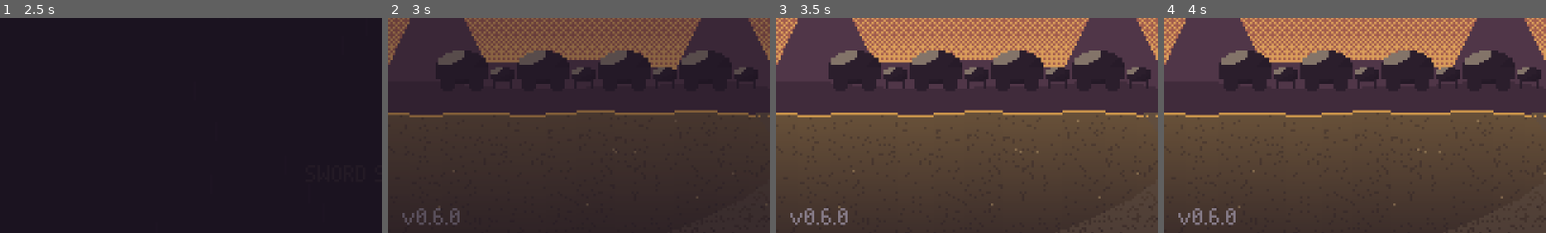
Above: before the commit, frames 1-4 (left to right).
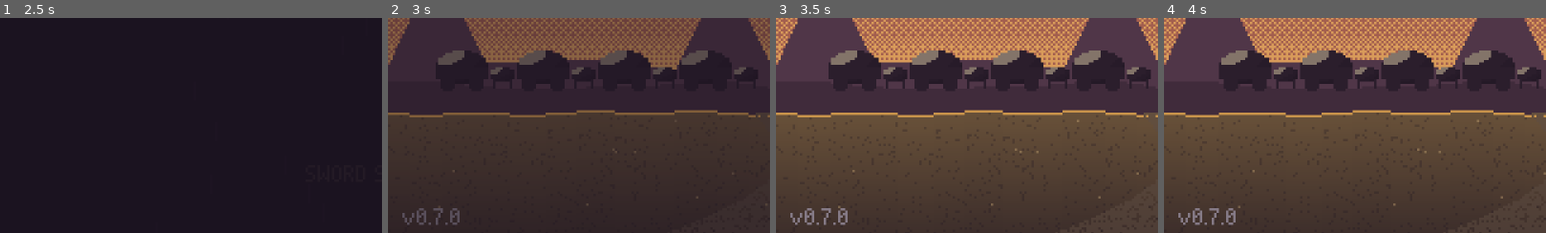
Above: after the commit, the same moments.

Repository: rodriguezric/the_caravan_thief
Game: Godot game, scene res://scenes/shell.tscn
Same seed, same stepped clock (60 frames per second), same inputs: the game is played once before the commit and once after it.
Inputs (mouse positions are % of the whole screen's width and height, from its top left):
- Up to frame 1 (2.5 s): tap Enter at 0.5, 2.1 s; move the mouse to (72, 45) at 0.52 s; hold Right (right) 0.53-1.25 s; hold Z (accept) 0.53-1.25 s; click (72, 45) at 0.67 s; tap Space at 0.77, 1.07 s; drag from (30, 55) to (45, 70) at 1.27 s; move the mouse to (60, 28) at 2.02 s; hold Right (right) from 2.03 s (still down)
- Up to frame 2 (3 s): release Right (right) at 2.75 s; drag from (45, 70) to (20, 35) at 2.77 s
- Up to frame 3 (3.5 s): no input
- Up to frame 4 (4 s): move the mouse to (80, 65) at 3.52 s; hold Left (left) from 3.53 s (still down); tap J at 3.6 s; tap Space at 3.77 s
The pictures show only the part of the screen within x 0-50%, y 49-99%; the shares and areas given below are measured in that part.

Frame 1 is identical in both runs. In frame 2, 0.1% of the frame differs, in the area x 11-15%, y 88-97%; in frame 3, 0.1%; in frame 4, 0.1%.

Commit message:
feature_s6_vision_pacing_and_props
S6's vision moves while it's narrated, the waterskin is real, and Wick walks
over in S8.

- S6 vision: Mara starts closer and crosses at 48 px/s while the narration
  line types, instead of about four silent seconds before it. The heartbeat
  and her reach land when she arrives.
- S6 confront: Mara steps back and lobs a small leather waterskin (new
  `waterskin` prop). It arcs into Rook's chest with a thud and drops at his
  feet before "It is, in fact, his waterskin."
- S8 night: Wick walks across the Rookery to sit by Rook at the stairs
  instead of appearing there.
- `scripts/story/story_act2.gd`: `scene_s6()`, new `_s6_throw_waterskin()`,
  `_s8_night()`. `scripts/art_props.gd`: `waterskin()`.

Co-Authored-By: Claude Opus 5.5 <noreply@anthropic.com>
Claude-Session: https://claude.ai/code/session_01WHBNR7RVHmtr9nF6sourU4

Diff:
--- a/project.godot
+++ b/project.godot
@@ -12,7 +12,7 @@
 
 config/name="The Caravan Thief"
 config/description="Sword Stories: The Caravan Thief. A heist JRPG about a thief, a cursed sword, and the difference between taking something and owning it."
-config/version="0.6.0"
+config/version="0.7.0"
 run/main_scene="res://scenes/shell.tscn"
 config/features=PackedStringArray("4.6")
 run/flush_stdout_on_print=true
--- a/scripts/art_props.gd
+++ b/scripts/art_props.gd
@@ -51,6 +51,7 @@
 		"payroll": b = payroll_chest()
 		"fence": b = fence()
 		"stairs": b = stairs()
+		"waterskin": b = waterskin()
 		_:
 			b = PixBuf.new(4, 4)
 	return b
@@ -446,6 +447,21 @@
 	return _frame(b)
 
 
+static func waterskin() -> PixBuf:
+	## A leather water bag with a stoppered neck and a strap, thrown in S6.
+	var b := PixBuf.new(12, 12)
+	var c := Pal.WOOD.lerp(Pal.CLAY, 0.35)
+	b.ball(6, 7, 4, 4, c)
+	b.rect(3, 5, 6, 1, Pal.hi(c))
+	b.rect(3, 10, 6, 1, Pal.shade(c))
+	b.rect(5, 1, 2, 3, Pal.shade(c))
+	b.rect(5, 1, 2, 1, Pal.CANVAS)
+	b.pset(2, 4, Pal.shade(Pal.WOOD))
+	b.pset(3, 3, Pal.shade(Pal.WOOD))
+	b.pset(4, 2, Pal.shade(Pal.WOOD))
+	return _frame(b)
+
+
 static func cushion(v: int) -> PixBuf:
 	var b := PixBuf.new(14, 8)
 	var c: Color = [Pal.ROSE, Pal.PURPLE, Pal.TEAL][v % 3]
--- a/scripts/story/story_act2.gd
+++ b/scripts/story/story_act2.gd
@@ -811,11 +811,18 @@
 	s.sfx("vision", 0.9, -4.0)
 	var rk := c.person("rook", Vector2(200, 158), 3, "sleep", "lie")
 	rk.set_spec(s.rook_spec())
-	var m := c.person("mara", Vector2(40, 156), 2, "omen")
-	await c.walk(m, Vector2(170, 156), 30.0)
-	m.set_pose("reach")
-	s.sfx("heartbeat", 1.0, -2.0)
+	var m := c.person("mara", Vector2(80, 156), 2, "omen")
+	# she crosses while the line is read, rather than in silence before it
+	var crossing := [true]
+	var cross := func() -> void:
+		await c.walk(m, Vector2(170, 156), 48.0)
+		m.set_pose("reach")
+		s.sfx("heartbeat", 1.0, -2.0)
+		crossing[0] = false
+	cross.call()
 	await s.narrate("In the violet dark, Mara crosses the camp without a sound. She kneels beside him. Her hand closes on the hilt at his side.")
+	while crossing[0]:
+		await get_tree().process_frame
 	await s.wait(0.4)
 	await c.close(0.2)
 	s.flash(Pal.OMEN, 0.3)
@@ -862,7 +869,7 @@
 	s.sfx("whiff", 1.0, -4.0)
 	await s.say("rook", "Looking for something?", "angry")
 	await s.say("mara", "Your waterskin. Mine's empty, and yours was lying in the dirt.", "angry")
-	s.sfx("thud", 1.4, -6.0)
+	await _s6_throw_waterskin()
 	await s.narrate("She throws it at him. It hits him in the chest. It is, in fact, his waterskin.")
 	await s.say("mara", "What did you think I wanted? ...Oh. Oh, I see.", "sad")
 	s.a("mara").face(1)
@@ -872,6 +879,40 @@
 	fen.set_mood("")
 	await s.say("fen", "Children. Some of us are trying to die of old age.", "")
 	fen.set_pose("lie")
+
+
+func _s6_throw_waterskin() -> void:
+	## Mara lobs Rook's waterskin into his chest; it drops at his feet.
+	var mara := s.a("mara")
+	var r := s.a("player")
+	# a step back first, so the throw has room to arc
+	if mara.position.distance_to(r.position) < 24.0:
+		var back := create_tween()
+		back.tween_property(mara, "position", r.position + (mara.position - r.position).normalized() * 26.0, 0.25)
+		await back.finished
+	mara.face_toward(r.position)
+	mara.set_pose("throw")
+	var skin := Sprite2D.new()
+	skin.texture = Art.prop("waterskin")
+	skin.position = mara.position + Vector2(0, -16)
+	skin.z_index = 5
+	s.w.ents.add_child(skin)
+	var hit := r.position + Vector2(0, -14)
+	var start := skin.position
+	var fly := create_tween()
+	fly.tween_method(func(k: float) -> void:
+		skin.position = start.lerp(hit, k) + Vector2(0, -10.0 * sin(k * PI))
+		skin.rotation = k * TAU * 0.75, 0.0, 1.0, 0.35)
+	await fly.finished
+	s.sfx("thud", 1.4, -6.0)
+	r.shake(0.2)
+	r.jump_back(4.0)
+	var drop := create_tween()
+	drop.tween_property(skin, "position", r.position + Vector2(-8, -3), 0.25).set_trans(Tween.TRANS_QUAD).set_ease(Tween.EASE_IN)
+	drop.parallel().tween_property(skin, "rotation", PI * 1.5, 0.25)
+	await drop.finished
+	mara.set_pose("walk")
+	skin.z_index = 0
 
 
 func _s6_search() -> void:
@@ -1265,7 +1306,15 @@
 	if w:
 		w.info["wander"] = false
 		await s.walk("player", [Vector2i(17, 4)], 50.0)
-		w.position = s.w.tile_center(Vector2i(16, 4))
+		s.face("player", 3)
+		# Wick crosses the room to him instead of appearing beside him
+		var from := s.w.tile_of(w.position)
+		var path := [Vector2i(16, maxi(from.y, 4)), Vector2i(16, 4)]
+		if from.y > 6:
+			# from the bedrolls: round the fire and Bracken, up the east side
+			path = [Vector2i(from.x, 9), Vector2i(15, 9), Vector2i(15, 4), Vector2i(16, 4)]
+		w.set_pose("walk")
+		await s.walk("wick", path, 40.0)
 		w.face(2)
 		s.face("player", 3)
 		await s.say("wick", "Whatever happens at the bridge. You'll teach me the bow after? The real one?", "smile")
Not shown, changed: patchnotes.md
